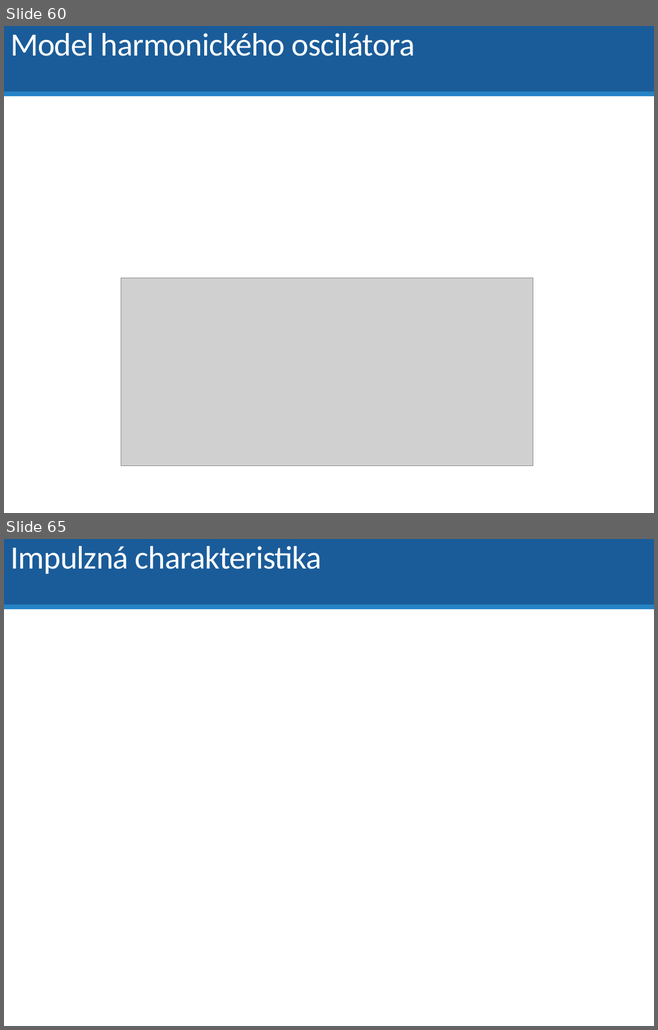
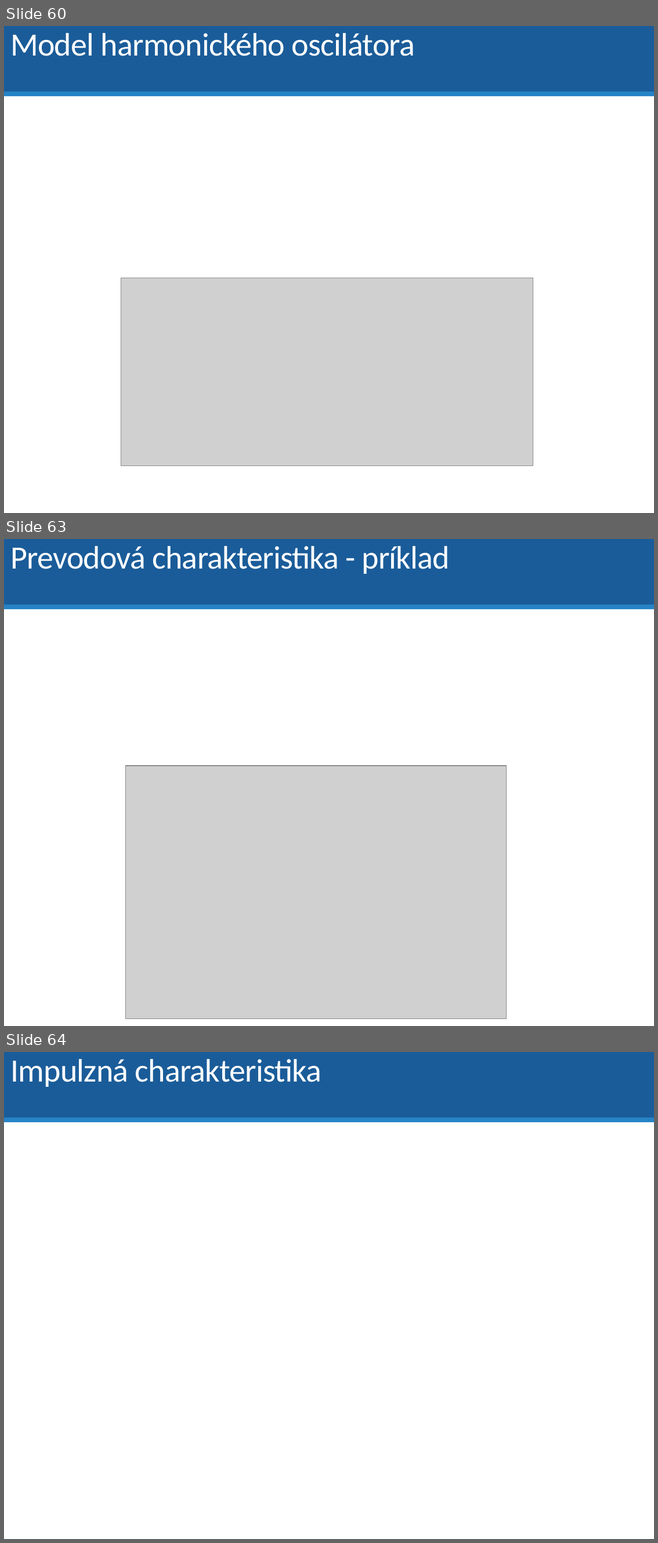
Before and after one commit to dodekm/TeamProjektKybernetika, a slide deck: Nove prednasky/P01_dynamika_dif_rovnice_LPT_prenosova_funkcia_modelovanie.pptx. Shown one above the other, each under a label of ours: slides 60 and 65 before the commit, slides 60, 63 and 64 after it; the slides between them are not shown. The pictures are 658x1030 and 658x1543 pixels, drawn with LibreOffice and Linux fonts; fonts in the diff are those of the drawing; grey boxes stand for pictures. Boxes give left, top, right and bottom in pixels: in the first picture for what was removed or moved away, otherwise in the second. Text is boxed around its words. In the diff, an @@ line names an element or a change of style, - is before the commit and + after.

```diff
--- a/Nove prednasky/P01_dynamika_dif_rovnice_LPT_prenosova_funkcia_modelovanie.pptx
+++ b/Nove prednasky/P01_dynamika_dif_rovnice_LPT_prenosova_funkcia_modelovanie.pptx
@@ slide 63 added at (4, 539, 654, 1026), background #FFFFFF; not listed: 2 template elements that a slide beside it also shows @@
@@ title added at (10, 546, 450, 574), 36 pt, text #FFFFFF @@
+Prevodová charakteristika - príklad
@@ picture added at (125, 766, 506, 1019) @@
@@ what was slide 65 is now slide 64 @@
```
Also in this commit, not shown: 3 slides changed, 1 other slide added, 1 other file.
